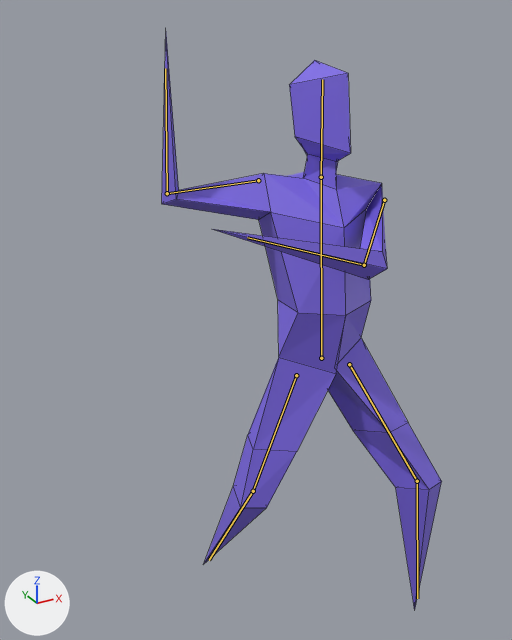
One commit to the Blender file models/character.blend: the scene before it, then after it.
Camera for both pictures: a 50 mm lens placed at (-6.52, -9.07, 11.49), pointed at (-0.74, 1.42, 6.25). The axes (+X, +Y, +Z) are drawn at lower left. The lights are the same throughout. Both versions are drawn at frame 15 of the action 'axe'; the numbers are the values there. The bones that bend it are drawn over the model as lines. Mesh edges are drawn as thin lines.
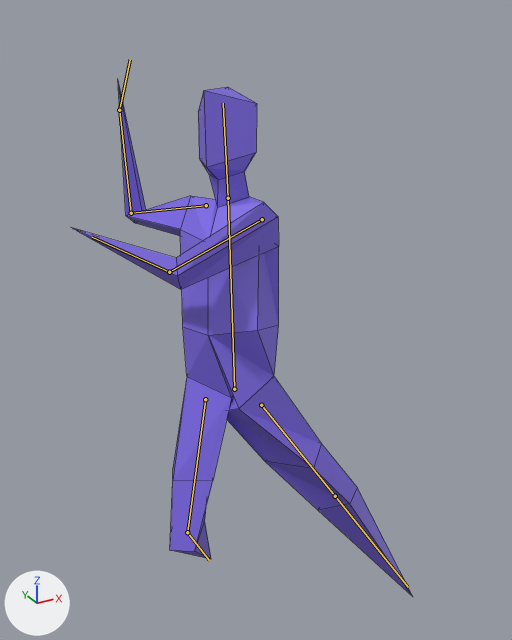
Boxes (x1, y1, x2, y2) around the edits, measured in the pictures (512 x 640 px):
'Cube', posed (21% wider, 10% shorter)
    before: (162, 36, 442, 610)
    after: (72, 81, 412, 596)
bone 'body', root to tip
    before: (321, 358) to (321, 177)
    after: (234, 389) to (228, 198)

The edits, one by one:
Bone 'body' (bone_body) moves from (-0.04, -0.23, -0.6) to (-1.76, -0.4, -0.62).
Bone 'body' (bone_body) turns from (-11, -4, -1) to (-38, -53, 24) degrees about its own x, y and z.
Bone 'iklegpole.r' (bone_iklegpole_r) moves from (0.0, 0.0, 0.0) to (2.29, -0.28, -0.9).
